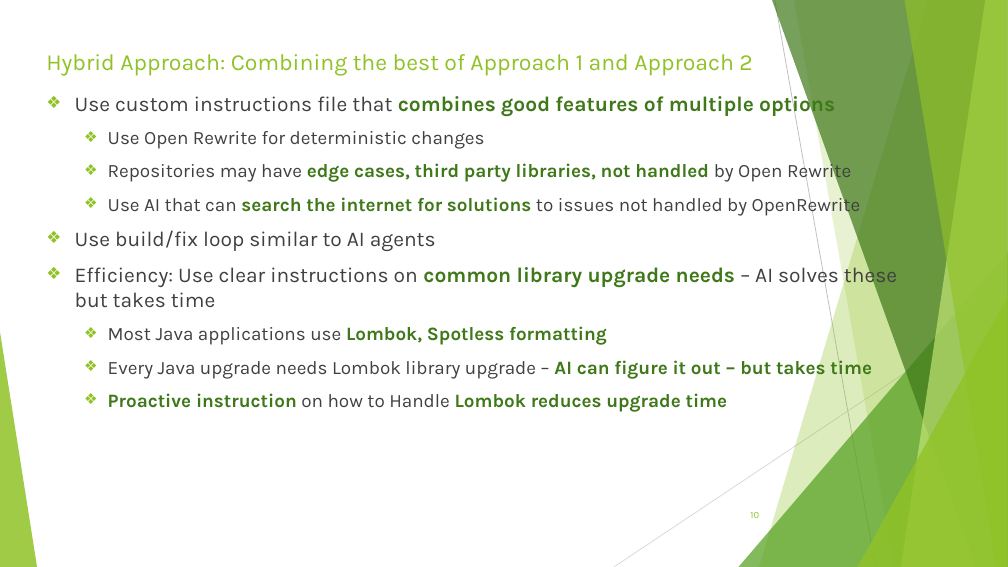
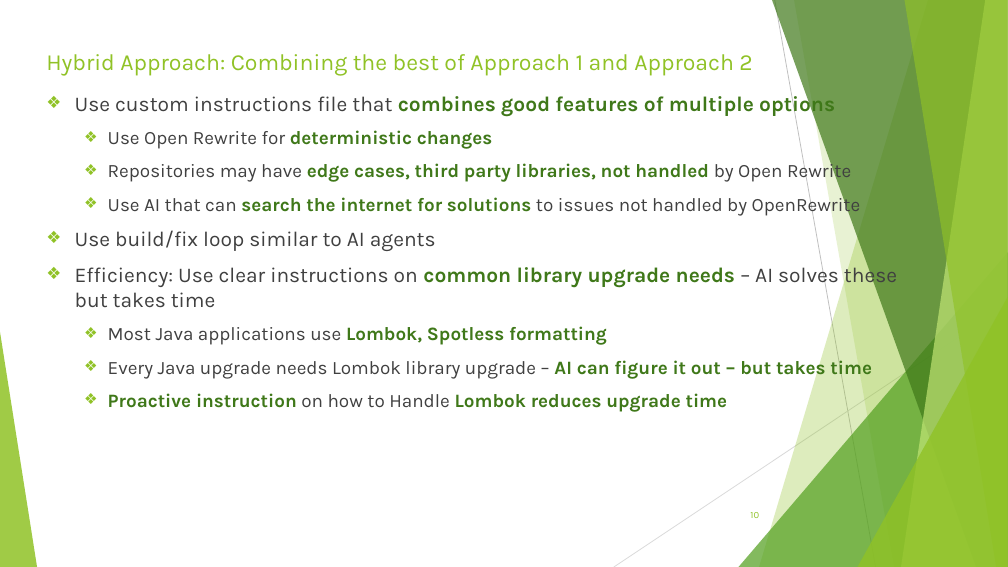
Before and after one commit to sri-chalam/ai-tech-notes, a slide deck: slide 10 of articles/ai-assisted-java-upgrade/AI-Assisted-Java-Upgrade-Presentation.pptx. Drawn at 1008x567 pixels with LibreOffice and Linux fonts; fonts in the diff are those of the drawing. Boxes give left, top, right and bottom in pixels: in the first picture for what was removed or moved away, otherwise in the second. Text is boxed around its words. In the diff, an @@ line names an element or a change of style, - is before the commit and + after.

```diff
--- a/articles/ai-assisted-java-upgrade/AI-Assisted-Java-Upgrade-Presentation.pptx
+++ b/articles/ai-assisted-java-upgrade/AI-Assisted-Java-Upgrade-Presentation.pptx
@@ text at box(108, 130, 493, 149): text colour #404040 to #3F7819, bold on in "deterministic changes" @@
```
Also in this commit, not shown: 12 other slides changed, 1 slide added.
